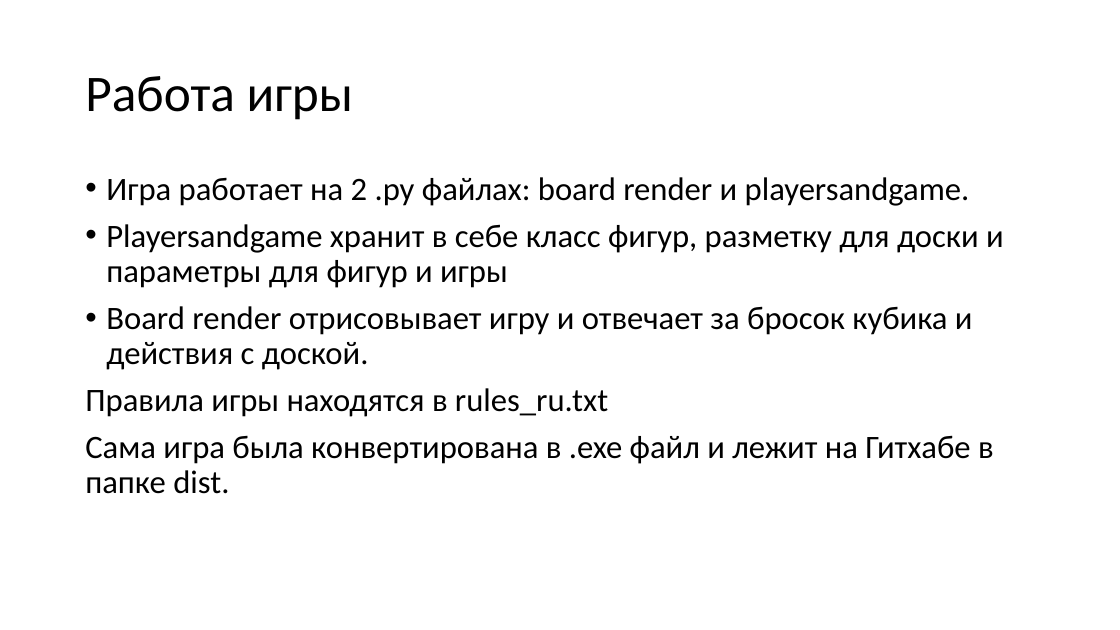
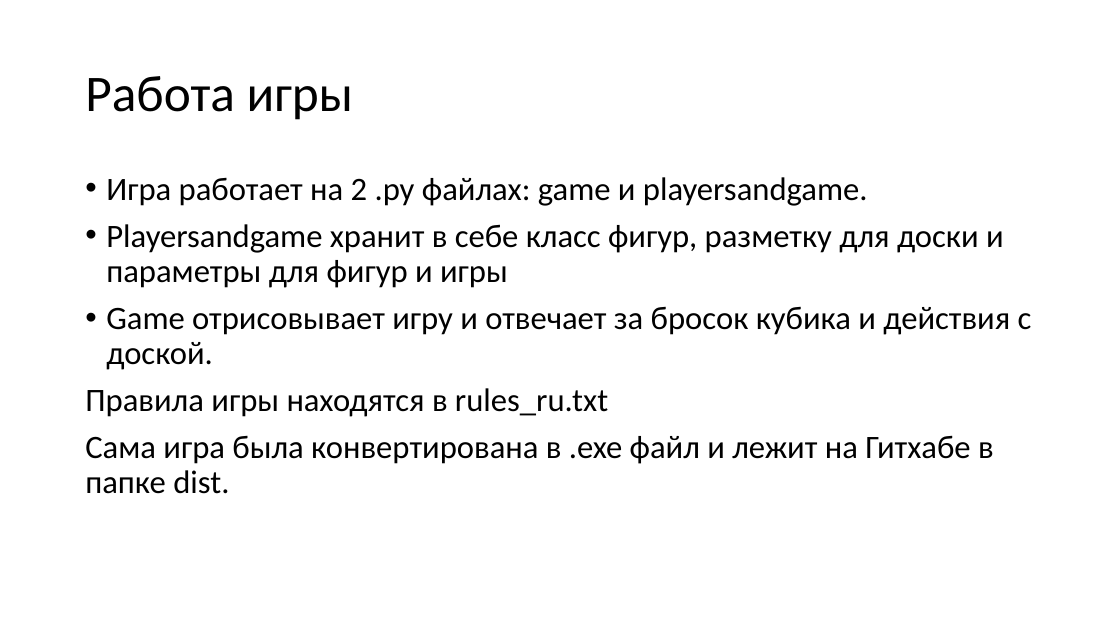
Before and after one commit to N0de-1544/Ludo, a slide deck: slide 4 of Ludo presentation_ru.pptx. Drawn at 1120x630 pixels with LibreOffice and Linux fonts; fonts in the diff are those of the drawing. Boxes give left, top, right and bottom in pixels: in the first picture for what was removed or moved away, otherwise in the second. Text is boxed around its words. In the diff, an @@ line names an element or a change of style, - is before the commit and + after.

Commit message:
Changed outdated data
Changed outdated data

```diff
--- a/Ludo presentation_ru.pptx
+++ b/Ludo presentation_ru.pptx
@@ text at bbox=[106, 177, 868, 206]: text changed @@
-• Игра работает на 2 .py файлах: board render и playersandgame.
+• Игра работает на 2 .py файлах: game и playersandgame.
@@ text at bbox=[106, 307, 1032, 370]: text changed @@
-• Board render отрисовывает игру и отвечает за бросок кубика и действия с доской.
+• Game отрисовывает игру и отвечает за бросок кубика и действия с доской.
```
